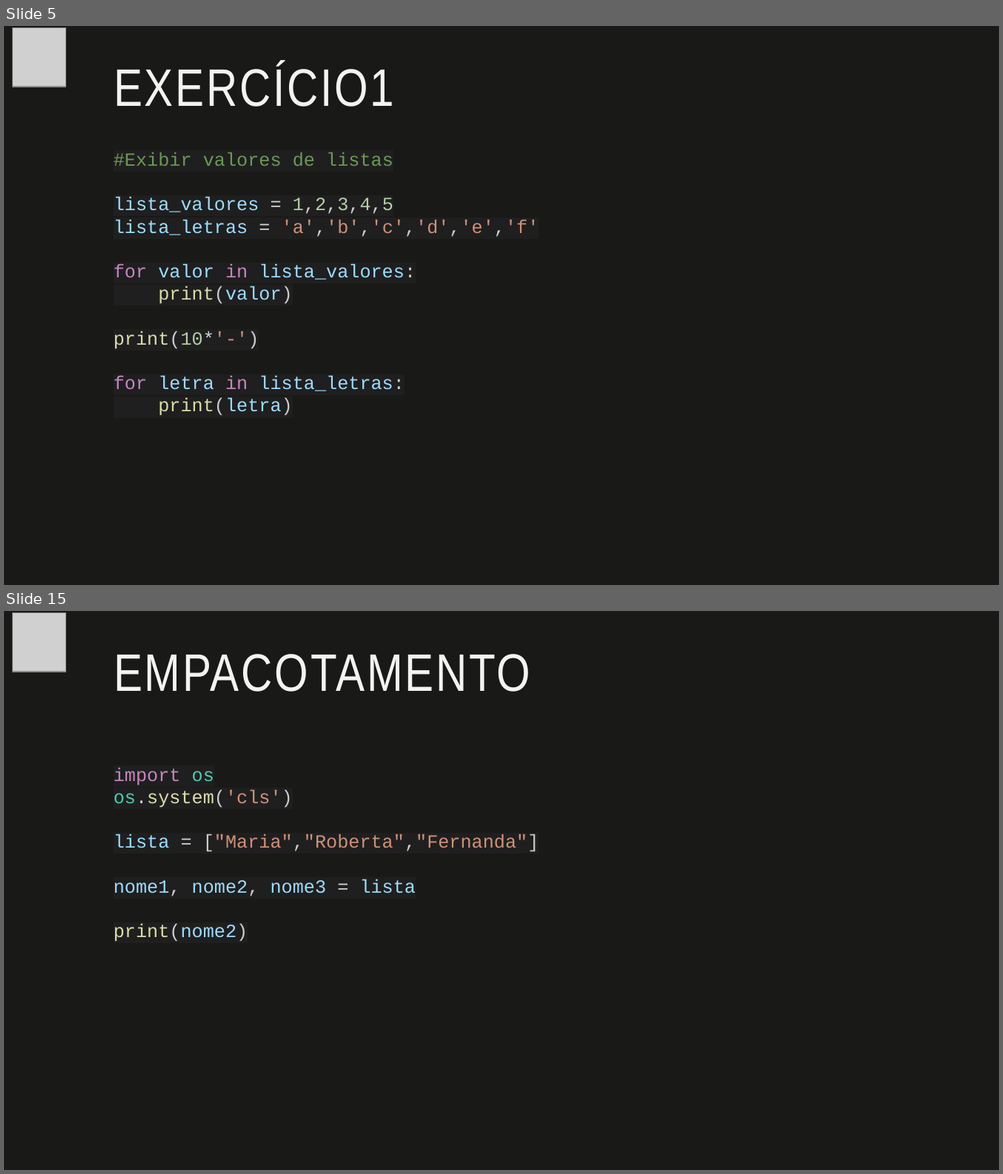
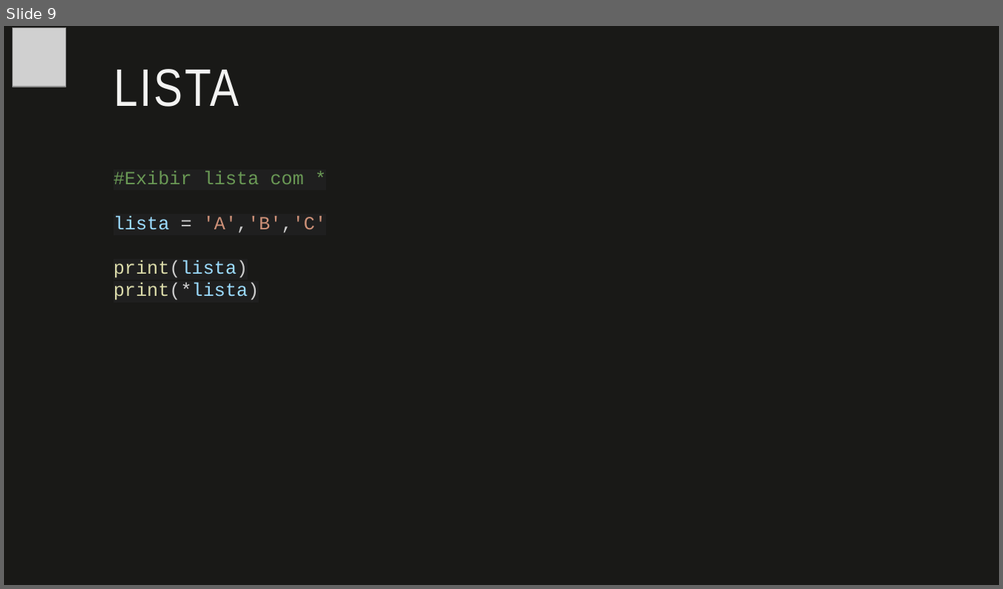
Before and after one commit to fabio-sudo/PythonCurso, a slide deck: Python_Dev/Material Python/9 - Metodos Uteis em Python.pptx. Shown one above the other, each under a label of ours: slides 5 and 15 before the commit, slide 9 after it; the slides between them are not shown. The pictures are 1003x1174 and 1003x589 pixels, drawn with LibreOffice and Linux fonts; fonts in the diff are those of the drawing; grey boxes stand for pictures. Boxes give left, top, right and bottom in pixels: in the first picture for what was removed or moved away, otherwise in the second. Text is boxed around its words. In the diff, an @@ line names an element or a change of style, - is before the commit and + after.

```diff
--- a/Python_Dev/Material Python/9 - Metodos Uteis em Python.pptx
+++ b/Python_Dev/Material Python/9 - Metodos Uteis em Python.pptx
@@ slide 15 removed at [4, 611, 999, 1170], background #191917 @@
@@ picture removed at [12, 612, 66, 672] @@
@@ title removed at [114, 654, 530, 692] @@
-EMPACOTAMENTO
@@ text removed at [114, 767, 539, 942] @@
-import os
-os.system('cls')
-lista = ["Maria","Roberta","Fernanda"]
-nome1, nome2, nome3 = lista
-print(nome2)
@@ what was slide 5 is now slide 9 @@
@@ slide 9 changed as well @@
@@ title at [114, 69, 239, 107]: text changed @@
-EXERCÍCIO1
+LISTA
@@ text removed at [114, 153, 539, 416] @@
-#Exibir valores de listas
-lista_valores = 1,2,3,4,5
-lista_letras = 'a','b','c','d','e','f'
-for valor in lista_valores:
-print(valor)
-print(10*'-')
-for letra in lista_letras:
-print(letra)
@@ text added at [114, 171, 326, 301], 18 pt, text #6A9955 @@
+#Exibir lista com *
+lista = 'A','B','C'
+print(lista)
+print(*lista)
```
Also in this commit, not shown: 11 slides added, 21 other slides removed, 8 other files.
